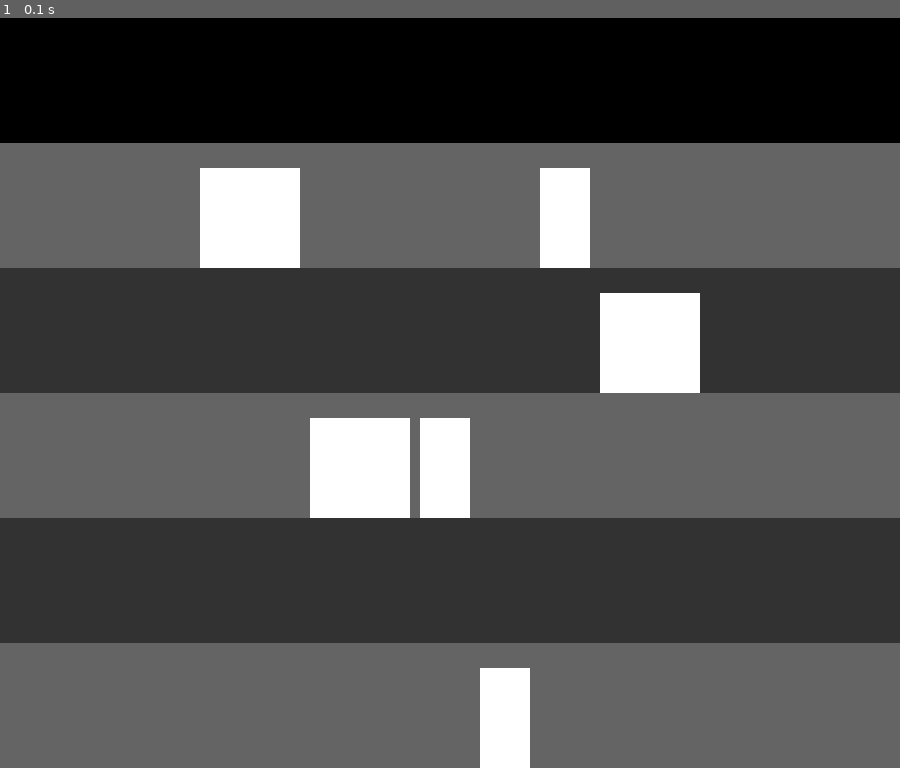
Above: before the commit, frame 1.
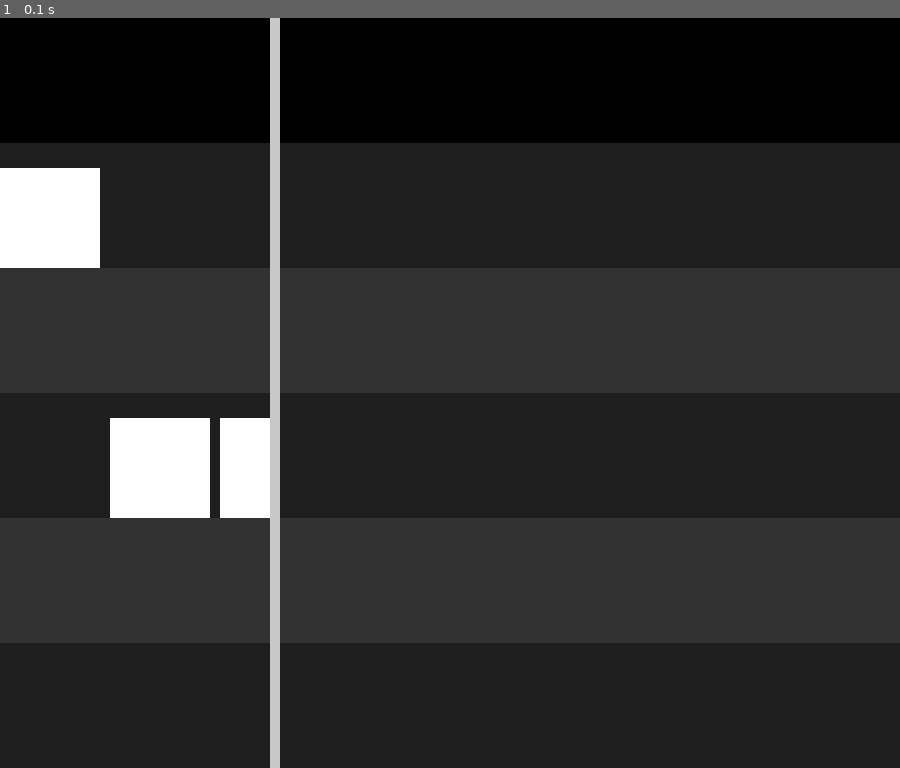
Above: after the commit, the same moment.

Repository: niklasdhein/EiP-Praktium-Aufzugssimulation
Game: pygame game, started from simulation.py
The game is run twice, just before and just after one commit, with the same random seed, the same clock (stepped at 60 frames per second) and the same inputs.
Inputs:
- Up to frame 1 (0.1 s): no input

The runs differ from the first frame. In frame 1, 52% of the frame differs, in the area x 0-100%, y 0-100%.

Commit message:
auslagerungen in simulation

Diff:
--- a/elevator.py
+++ b/elevator.py
@@ -12,3 +12,4 @@
         self.level = 0          # tracks the current level of the elevator
         self.direction = 0      # tracks the direction the elevator is moving
         self.queue = []         # tracks the target levels
+        position_y = None       # int that tracks the specific
--- a/simulation.py
+++ b/simulation.py
@@ -7,7 +7,9 @@
 from passenger import Passenger
 from building import Building
 
+
 # === vars ===
+
 width = 1800
 height = 1500
 
@@ -18,62 +20,76 @@
 screen = pygame.display.set_mode((width, height))
 clock = pygame.time.Clock()
 
+
 # == pre sim stuff ==
 
 # create the building to simulate
 building = Building(levels=5)
 
-# create random elevators
+# create the levels as rects.
+# creates rects each stretching complete x length width fixed height set in building.py.
+# the levels are stacked from bottom to top.
+level_rects = []
+for i in range(building.levels):
+    level_rects.append(pygame.Rect(0, height - (i+1) * Building.level_height, width, Building.level_height))
+
+# create random elevator objects
 random_elevators = []
-for i in range(random.randint(3,8)):
+for i in range(random.randint(1, 5)):
     random_elevator = Elevator(capacity=random.randint(300, 2500), speed=10)
     random_elevator.level = random.randint(0, building.levels-1)
     random_elevators.append(random_elevator)
 
+# calculate the width all elevators occupy
+margin_x = 20   # leave 20px space between elevators
+total_elevator_width = 0
+for r in random_elevators:
+    total_elevator_width += r.width
+total_elevator_width += margin_x * (len(random_elevators)-1)
+
 # create elevator controller
-test_ec = ElevatorController(elevators=random_elevators)
+elevator_controller = ElevatorController(elevators=random_elevators)
+
+# create a line seperating elevators and rest
+seperator_line_rect = pygame.Rect(total_elevator_width, 0, 20, height)
+
 
 # === game loop ===
 running = True
 while running:
+    # calculates delta time
+    dt = clock.tick(60) / 1000.0
+
     # exit when closing the window
     for event in pygame.event.get():
         if event.type == pygame.QUIT:
             running = False
 
     # -- draw each level --
-    for i in range(building.levels):
-        level_rect = pygame.Rect(0, height - (i+1) * Building.level_height, width, Building.level_height)
-        pygame.draw.rect(screen, (100, 100, 100) if i % 2 == 0 else (50, 50, 50), level_rect)
+    for i in range(len(level_rects)):
+        pygame.draw.rect(screen, (30, 30, 30) if i % 2 == 0 else (50, 50, 50), level_rects[i])
 
     # -- elevator stuff --
-    # calculate the width all elevators (including margins) need
-    total_elevator_width = 0
-    margin_x = 20   # 20px space between elevators
-    for e in test_ec.elevators:
-        total_elevator_width += e.width
-    total_elevator_width += (len(test_ec.elevators) - 1) * margin_x
-
-    # draw the elevators according to their stats
+    # get all elevators the controller contains and draw them next to each other.
+    # draw big elevators double as wide as normal ones.
+    # keeps a small margin between them, calculated before the sim starts.
     offset_x = 0
-    for i in range(len(test_ec.elevators)):
+    elevator_rects = []
+    for i in range(len(elevator_controller.elevators)):
         # create pygame rect
-        elevator_rect = pygame.Rect(width // 2 - total_elevator_width // 2 + offset_x, height - Building.level_height * test_ec.elevators[i].level - Elevator.height, test_ec.elevators[i].width, Elevator.height)
+        elevator_rects.append(pygame.Rect(offset_x, height - Building.level_height * elevator_controller.elevators[i].level - Elevator.height, elevator_controller.elevators[i].width, Elevator.height))
 
         # calculate offset
-        offset_x += test_ec.elevators[i].width + margin_x
+        offset_x += elevator_controller.elevators[i].width + margin_x
 
-        # random color
-        # elevator_color = (random.randint(0, 255), random.randint(0, 255), random.randint(0, 255))
-        elevator_color = (255, 255, 255)
+    # draw the elevators
+    for e in elevator_rects:
+        pygame.draw.rect(screen, (255, 255, 255), e)
 
-        # draw
-        pygame.draw.rect(screen, elevator_color, elevator_rect)
+    # draw a line seperating elevators and rest of level
+    pygame.draw.rect(screen, (200, 200, 200), seperator_line_rect)
 
     # draw the window
     pygame.display.flip()
 
-    # 60 fps limit
-    clock.tick(60)
-
 pygame.quit()
